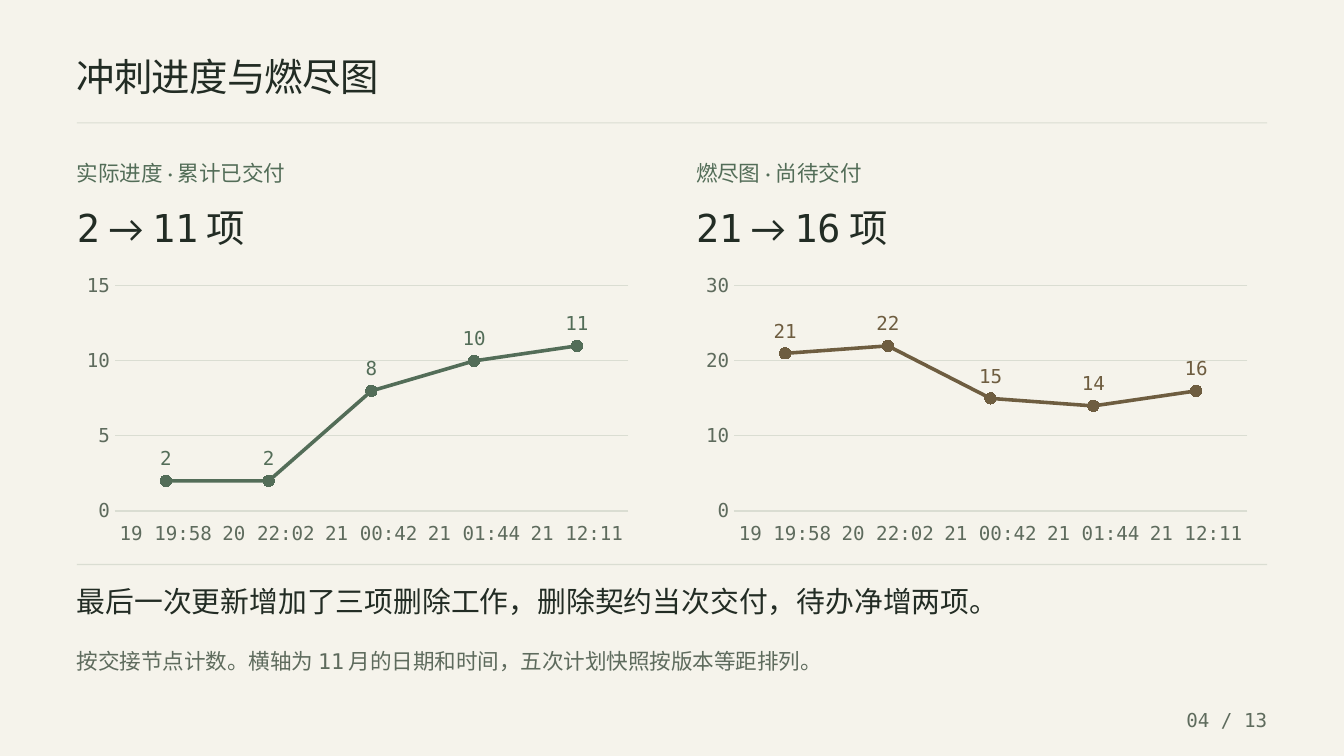
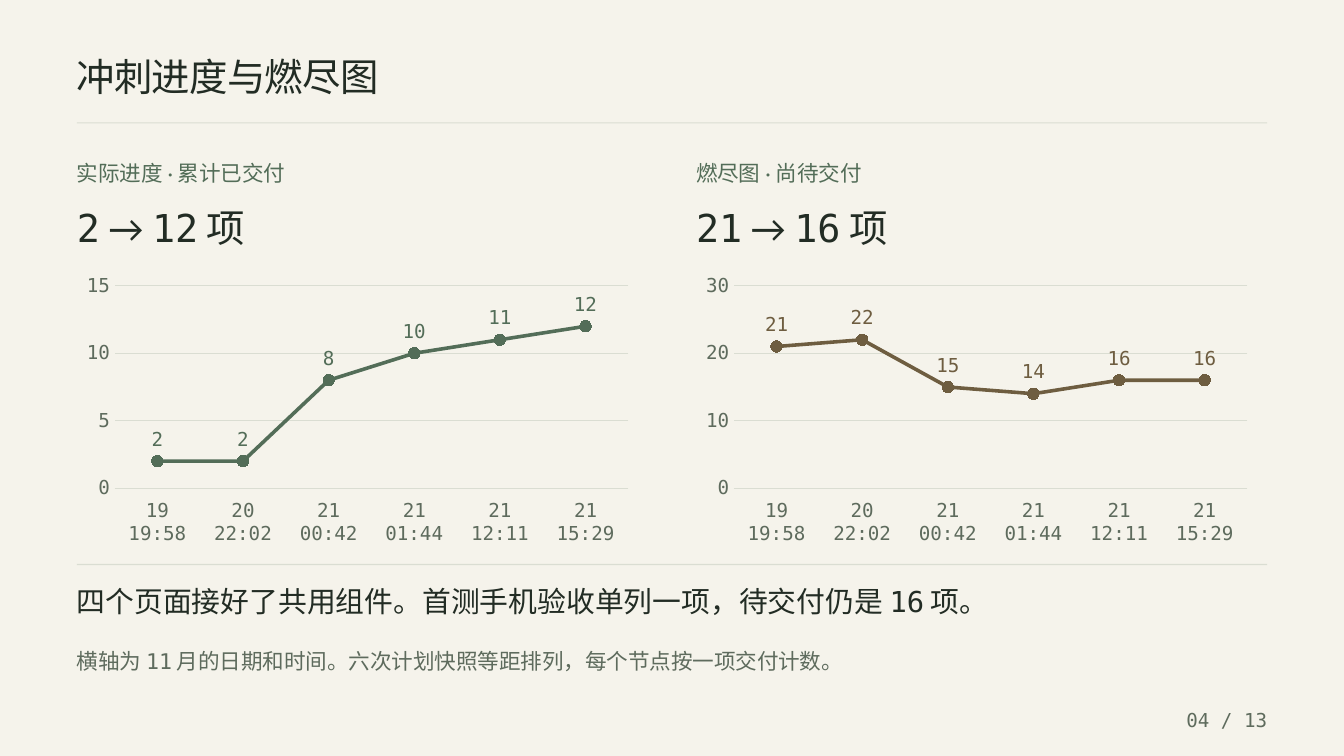
Before and after one commit to 155TuT/2601-fzu-SoftwareEngineering-YuezhongWu, a slide deck: slide 4 of homework/team/task8/ppt/叠石-Alpha冲刺答辩.pptx. Drawn at 1344x756 pixels with LibreOffice and Linux fonts; fonts in the diff are those of the drawing. Boxes give left, top, right and bottom in pixels: in the first picture for what was removed or moved away, otherwise in the second. Text is boxed around its words. In the diff, an @@ line names an element or a change of style, - is before the commit and + after.

```diff
--- a/homework/team/task8/ppt/叠石-Alpha冲刺答辩.pptx
+++ b/homework/team/task8/ppt/叠石-Alpha冲刺答辩.pptx
@@ text at box(77, 211, 245, 245): text changed @@
-2 → 11 项
+2 → 12 项
@@ line chart at box(76, 268, 640, 550) @@
-categories: 19 19:58, 20 22:02, 21 00:42, 21 01:44, 21 12:11
+categories: 19 19:58, 20 22:02, 21 00:42, 21 01:44, 21 12:11, 21 15:29
-Series 1: 2, 2, 8, 10, 11
+Series 1: 2, 2, 8, 10, 11, 12
@@ line chart at box(694, 268, 1259, 550) @@
-categories: 19 19:58, 20 22:02, 21 00:42, 21 01:44, 21 12:11
+categories: 19 19:58, 20 22:02, 21 00:42, 21 01:44, 21 12:11, 21 15:29
-Series 1: 21, 22, 15, 14, 16
+Series 1: 21, 22, 15, 14, 16, 16
@@ text at box(77, 587, 989, 615): text changed @@
-最后一次更新增加了三项删除工作，删除契约当次交付，待办净增两项。
+四个页面接好了共用组件。首测手机验收单列一项，待交付仍是 16 项。
@@ text at box(77, 651, 843, 671): text changed @@
-按交接节点计数。横轴为 11 月的日期和时间，五次计划快照按版本等距排列。
+横轴为 11 月的日期和时间。六次计划快照等距排列，每个节点按一项交付计数。
```
Also in this commit, not shown: 6 other slides changed, 4 other files.
